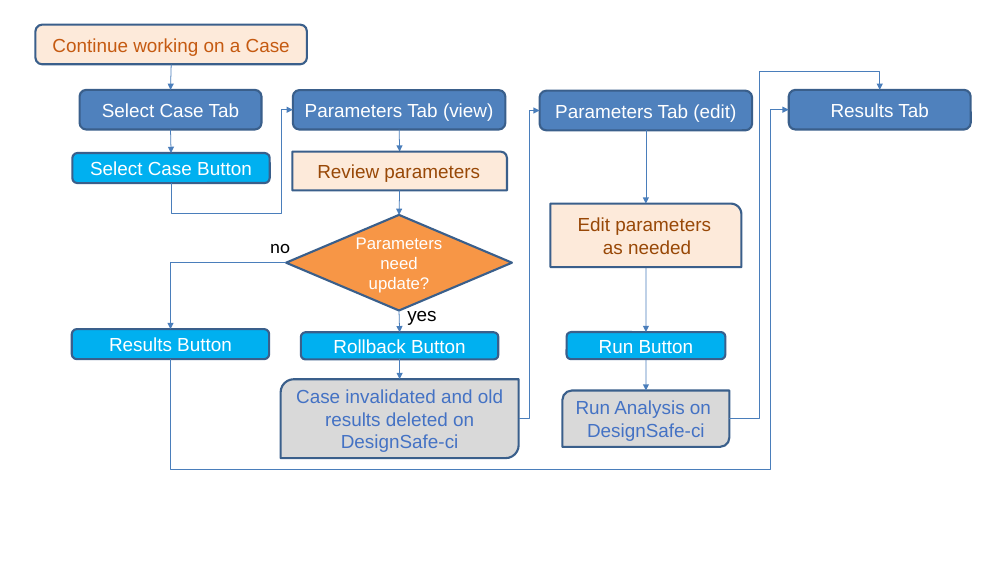
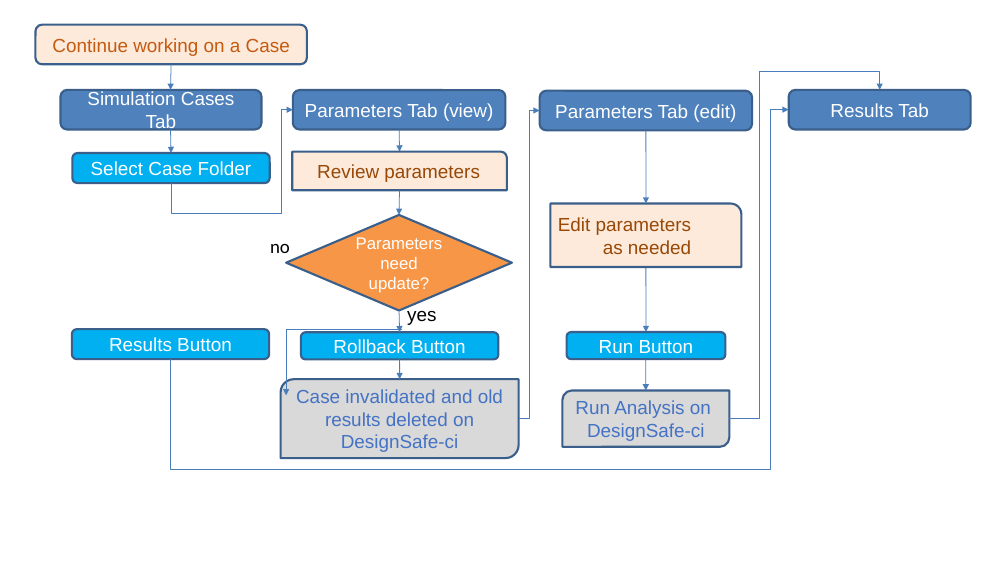
Before and after one commit to NHERI-SimCenter/CWE-Simulation-Tool, a slide deck: slide 8 of images/Overview/CWE Workflow diagrams.pptx. Drawn at 1008x567 pixels with LibreOffice and Linux fonts; fonts in the diff are those of the drawing. Boxes give left, top, right and bottom in pixels: in the first picture for what was removed or moved away, otherwise in the second. Text is boxed around its words. In the diff, an @@ line names an element or a change of style, - is before the commit and + after.

```diff
--- a/images/Overview/CWE Workflow diagrams.pptx
+++ b/images/Overview/CWE Workflow diagrams.pptx
@@ rounded rectangle "Simulation Cases Tab": place and size @@
-rounded rectangle "Simulation Cases Tab" at [79,90,262,129]
+rounded rectangle "Simulation Cases Tab" at [60,90,262,129]
@@ text in rounded rectangle at [87,91,235,132]: text changed @@
-Select Case Tab
+Simulation Cases Tab
@@ elbow arrow (171, 183) - (293, 110): stroke #4B7EBC 0.75 pt to #4A7EBB 0.75 pt @@
@@ elbow arrow (171, 359) - (789, 110): stroke #4B7EBC 0.75 pt to #4A7EBB 0.75 pt @@
@@ freeform shape added at [171,129,172,153], outline #4A7EBB 0.75 pt @@
@@ freeform shape added at [646,130,646,203], outline #4A7EBB 0.75 pt @@
@@ text in rounded rectangle at [91,161,252,176]: text changed @@
-Select Case Button
+Select Case Folder
@@ round rect "Review parameters" at [293,152,507,191]: proportions changed @@
@@ round rect "Edit parameters as needed" at [551,203,742,267]: proportions changed @@
@@ group removed at [171,129,646,391]: 4 arrows, 1 elbow arrow @@
@@ freeform shape added at [646,267,646,332], outline #4A7EBB 0.75 pt @@
@@ elbow arrow added from (402, 329) to (286, 395), #4A7EBB 0.75 pt @@
@@ freeform shape added at [646,359,646,390], outline #4A7EBB 0.75 pt @@
```
Also in this commit, not shown: 7 other slides changed, 16 other files.
